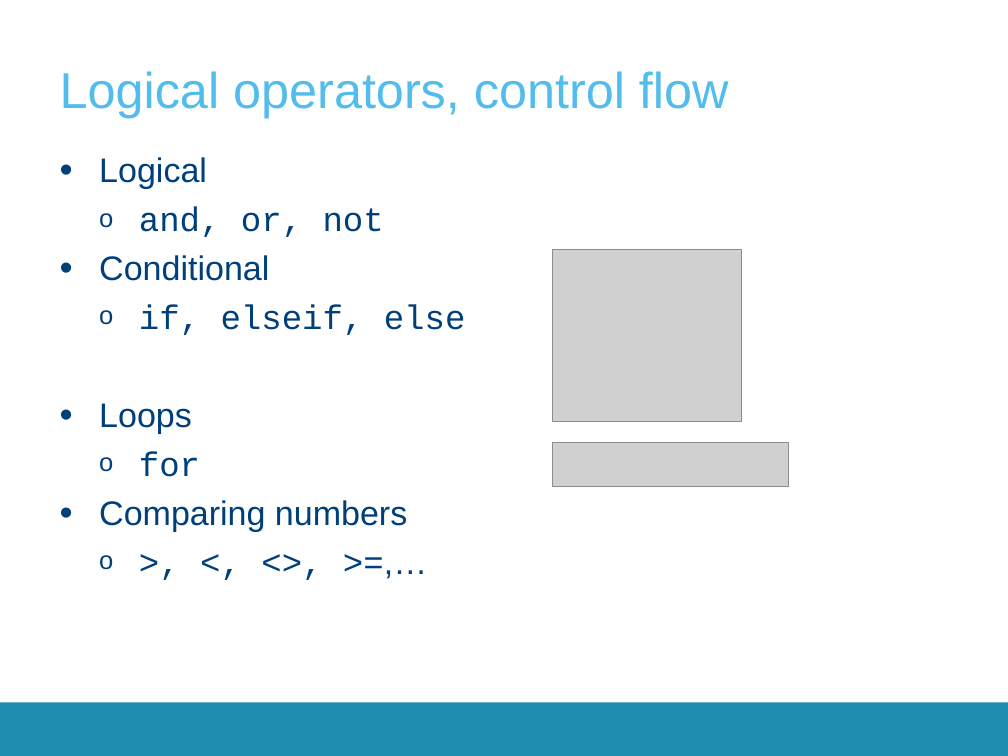
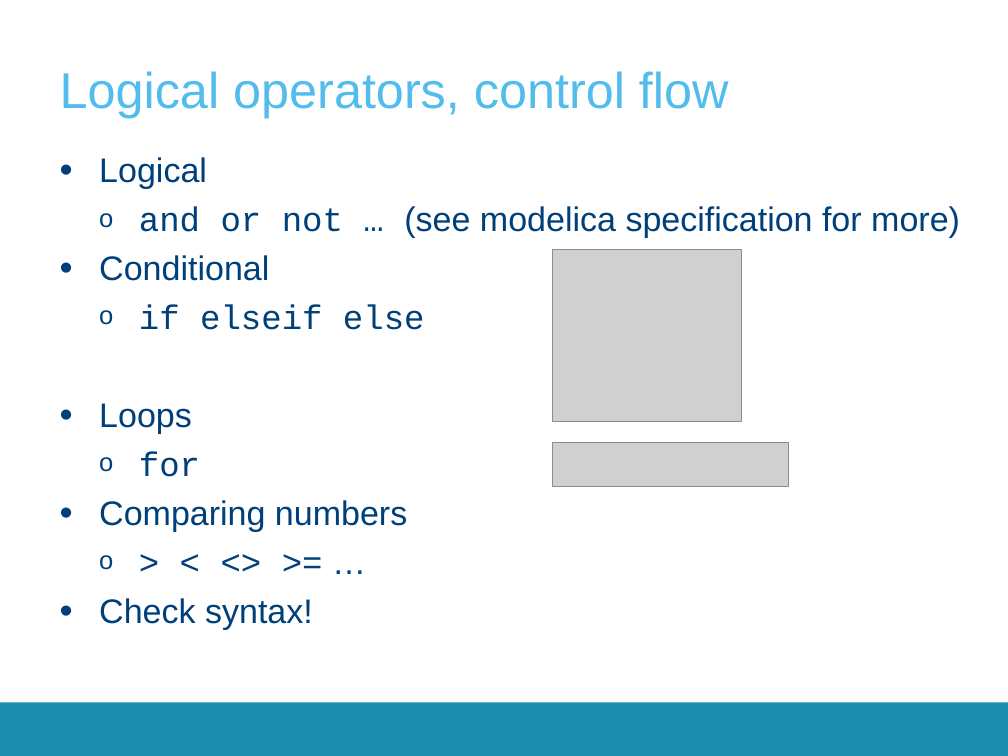
Before and after one commit to open-ideas/__CrashCourse__, a slide deck: slide 28 of 2017-2018/Presentations/CrashCourse_2016.pptx (slide 22 before the commit). Drawn at 1008x756 pixels with LibreOffice and Linux fonts; fonts in the diff are those of the drawing; grey boxes stand for pictures; background and template pictures are left out. Boxes give left, top, right and bottom in pixels: in the first picture for what was removed or moved away, otherwise in the second. Text is boxed around its words. In the diff, an @@ line names an element or a change of style, - is before the commit and + after.

```diff
--- a/2017-2018/Presentations/CrashCourse_2016.pptx
+++ b/2017-2018/Presentations/CrashCourse_2016.pptx
@@ text at [139,206,960,238]: text changed; font Courier New to Arial @@
-  o and, or, not
+  o and or not … (see modelica specification for more)
@@ text at [139,304,425,330]: text changed @@
-  o if, elseif, else
+  o if elseif else
@@ text at [99,598,313,630]: text changed; font Courier New to Arial @@
-  o >, <, <>, >=,…
+  o > < <> >= …
+• Check syntax!
```
Also in this commit, not shown: 14 other slides changed, 14 slides added, 10 slides removed.
